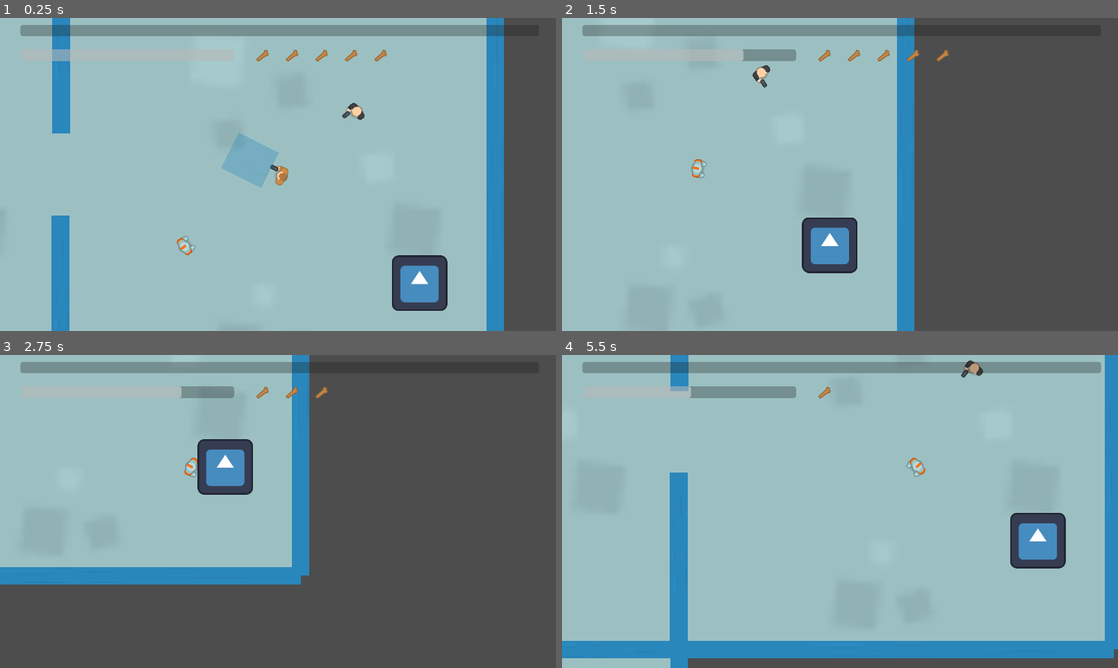
Above: before the commit, frames 1-4 (two rows, left to right).
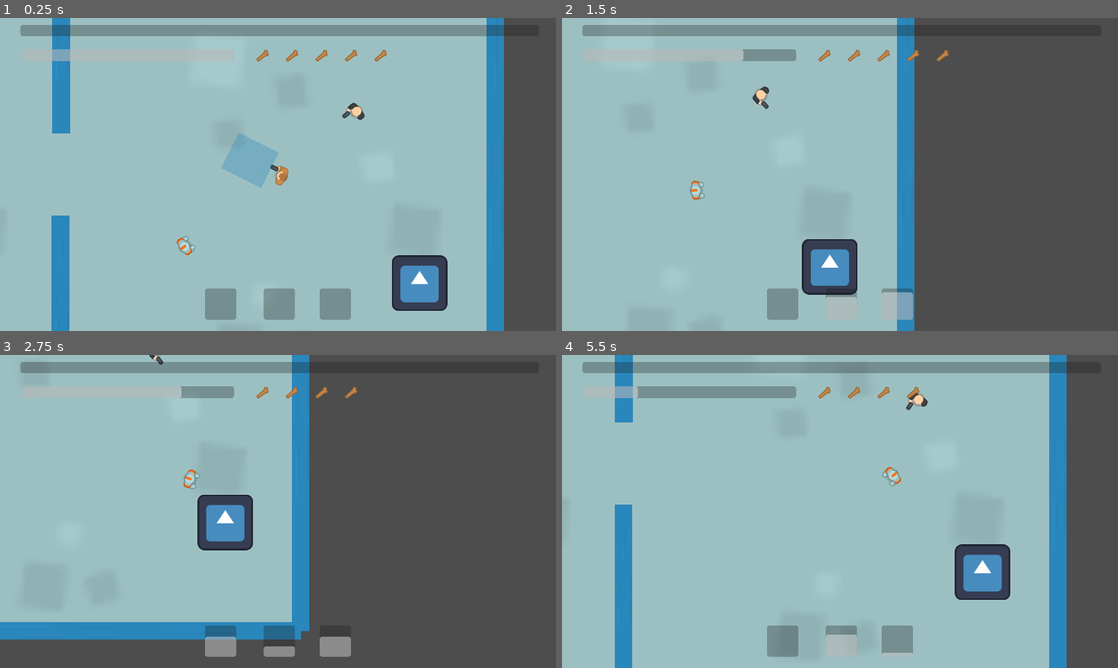
Above: after the commit, the same moments.

Repository: dmq262/Shadow-Stallion
Game: Godot game, scene res://scenes/main.tscn
Two runs of this game, one before a commit and one after it. Both use one fixed random seed, a clock stepped at 60 frames per second and the inputs below. The engine's default icon, where the game draws it, is replaced by a stand-in: a white triangle on a blue panel in a dark square. Sound files missing from this copy of the repository are replaced by a short silence.
Inputs (mouse positions are in pixels of both pictures, inside the frame that each line leads up to):
- Up to frame 1 (0.25 s): no input
- Up to frame 2 (1.5 s): move the mouse to (962, 158) at 0.52 s; hold D (move_right) 0.53-1.28 s; right-click (962, 158) at 0.6 s; tap Shift (dash) at 0.8, 1.35 s; move the mouse to (728, 190) at 1.27 s; hold S (move_down) from 1.28 s (still down)
- Up to frame 3 (2.75 s): click (166, 527) at 1.55 s; move the mouse to (333, 442) at 2.02 s; release S (move_down) at 2.03 s; hold D (move_right) from 2.03 s (still down); click (333, 442) at 2.1 s; right-click (333, 442) at 2.3 s
- Up to frame 4 (5.5 s): move the mouse to (812, 574) at 2.77 s; release D (move_right) at 2.78 s; hold W (move_up) 2.78-3.53 s; right-click (812, 574) at 2.85 s; tap Shift (dash) at 3.05, 3.6, 5.3 s; move the mouse to (1006, 558) at 3.52 s; hold A (move_left) 3.53-5.03 s; click (1006, 558) at 3.8 s; move the mouse to (673, 464) at 4.27 s; click (673, 464) at 4.35 s; right-click (673, 464) at 4.55 s; move the mouse to (867, 511) at 5.02 s; hold S (move_down) from 5.03 s (still down); right-click (867, 511) at 5.1 s

The runs differ from the first frame. In frame 1, 1.7% of the frame differs, in the area x 36-64%, y 86-97%; in frame 2, 3.2%; in frame 3, 17%; in frame 4, 28%, in the area x 0-100%, y 0-100%.

Commit message:
added player cooldowns to player and HUD

Diff:
--- a/scenes/hud.gd
+++ b/scenes/hud.gd
@@ -20,3 +20,12 @@
 		else:
 			ammo_texture.hide()
 		count += 1
+
+func set_gun_cooldown(current, max):
+	$gun_cooldown.ratio = float(current)/max
+
+func set_sword_cooldown(current, max):
+	$sword_cooldown.ratio = float(current)/max
+
+func set_dash_cooldown(current, max):
+	$dash_cooldown.ratio = float(current)/max
--- a/scenes/hud.tscn
+++ b/scenes/hud.tscn
@@ -71,3 +71,48 @@
 [node name="ammo_10" type="TextureRect" parent="ammo_container"]
 layout_mode = 2
 texture = ExtResource("2_gp0mx")
+
+[node name="gun_cooldown" type="ProgressBar" parent="."]
+anchors_preset = 7
+anchor_left = 0.5
+anchor_top = 1.0
+anchor_right = 0.5
+anchor_bottom = 1.0
+offset_left = -168.0
+offset_top = -98.0
+offset_right = -96.0
+offset_bottom = -26.0
+grow_horizontal = 2
+grow_vertical = 0
+fill_mode = 3
+show_percentage = false
+
+[node name="sword_cooldown" type="ProgressBar" parent="."]
+anchors_preset = 7
+anchor_left = 0.5
+anchor_top = 1.0
+anchor_right = 0.5
+anchor_bottom = 1.0
+offset_left = -33.0
+offset_top = -98.0
+offset_right = 39.0
+offset_bottom = -26.0
+grow_horizontal = 2
+grow_vertical = 0
+fill_mode = 3
+show_percentage = false
+
+[node name="dash_cooldown" type="ProgressBar" parent="."]
+anchors_preset = 7
+anchor_left = 0.5
+anchor_top = 1.0
+anchor_right = 0.5
+anchor_bottom = 1.0
+offset_left = 96.0
+offset_top = -98.0
+offset_right = 168.0
+offset_bottom = -26.0
+grow_horizontal = 2
+grow_vertical = 0
+fill_mode = 3
+show_percentage = false
--- a/scenes/main.gd
+++ b/scenes/main.gd
@@ -32,3 +32,6 @@
 	$hud.set_health($player.health, $player.max_health)
 	$hud.set_ammo($player.ammo)
 	$hud.set_expirience($player.expirience, $player.max_expirience)
+	$hud.set_gun_cooldown($player.gun_cooldown_progress, $player.gun_cooldown)
+	$hud.set_sword_cooldown($player.sword_cooldown_progress, $player.sword_cooldown)
+	$hud.set_dash_cooldown($player.dash_cooldown_progress, $player.dash_cooldown)
--- a/scenes/player.gd
+++ b/scenes/player.gd
@@ -1,6 +1,5 @@
 extends CharacterBody2D
 
-@export var bullet_scene: PackedScene
 
 #Player Stats
 var health = 200
@@ -14,14 +13,21 @@
 var speed = 300
 var dash_vector = Vector2(0, 0)
 var dash_power = 15
+var dash_cooldown = 5
+var dash_cooldown_progress = 0
 
 #Gun Variables
+@export var bullet_scene: PackedScene
 var ammo = 5
 var max_ammo = 5
+var gun_cooldown = 3
+var gun_cooldown_progress = 0
 
 #Sword Variables
 var bullets_in_range = []
 var enemies_in_range = []
+var sword_cooldown = 3
+var sword_cooldown_progress = 0
 
 func _ready():
 	pass
@@ -33,9 +39,11 @@
 
 	#Combat
 	look_at(get_global_mouse_position())
+	update_cooldowns(delta)
 
 	#Shoot Bullet
-	if Input.is_action_just_pressed("shoot") and ammo > 0:
+	if Input.is_action_just_pressed("shoot") and ammo > 0 and gun_cooldown_progress <= 0:
+		gun_cooldown_progress = gun_cooldown
 		ammo -= 1
 
 		var bullet = bullet_scene.instantiate()
@@ -45,7 +53,9 @@
 		get_tree().current_scene.add_child(bullet)
 
 	#Block/Parry/Swing Sword
-	if Input.is_action_just_pressed('block'):
+	if Input.is_action_just_pressed('block') and sword_cooldown_progress <= 0:
+		sword_cooldown_progress = sword_cooldown
+
 		for enemy_bullet in bullets_in_range:
 			bullets_in_range.erase(enemy_bullet)
 			enemy_bullet.queue_free()
@@ -66,7 +76,8 @@
 		velocity.y -=1
 
 	#Implement Dash Mechanic
-	if Input.is_action_just_pressed("dash"):
+	if Input.is_action_just_pressed("dash") and dash_cooldown_progress <= 0:
+		dash_cooldown_progress = dash_cooldown
 		dash_vector = velocity.normalized() * dash_power
 
 	var old_dash_vector = dash_vector
@@ -93,6 +104,22 @@
 		$sound_footsteps.pitch_scale = randf_range(.85, 1.15)
 	old_playback = $sound_footsteps.get_playback_position()
 
+#Update gun, sword, and dash cooldowns
+func update_cooldowns(delta):
+	if gun_cooldown_progress > 0:
+		gun_cooldown_progress -= delta
+	if gun_cooldown_progress < 0:
+		gun_cooldown_progress = 0
+
+	if sword_cooldown_progress > 0:
+		sword_cooldown_progress -= delta
+	if sword_cooldown_progress < 0:
+		sword_cooldown_progress = 0
+
+	if dash_cooldown_progress > 0:
+		dash_cooldown_progress -= delta
+	if dash_cooldown_progress < 0:
+		dash_cooldown_progress = 0
 
 func die():
 	hide()
